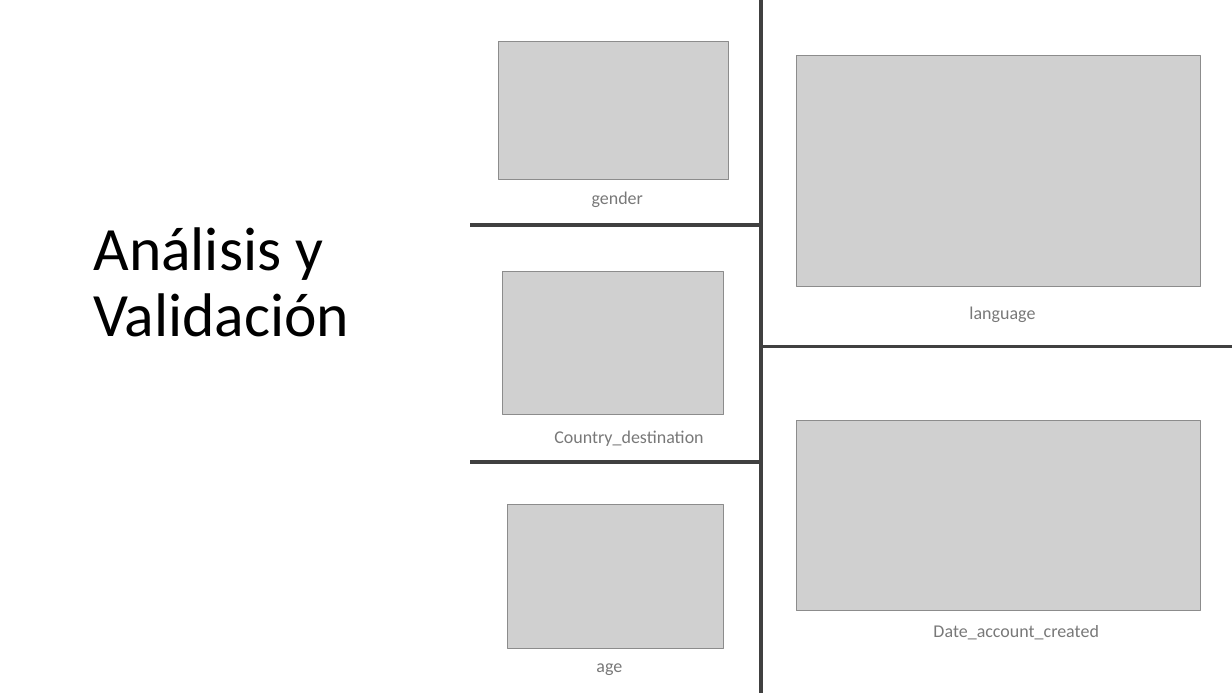
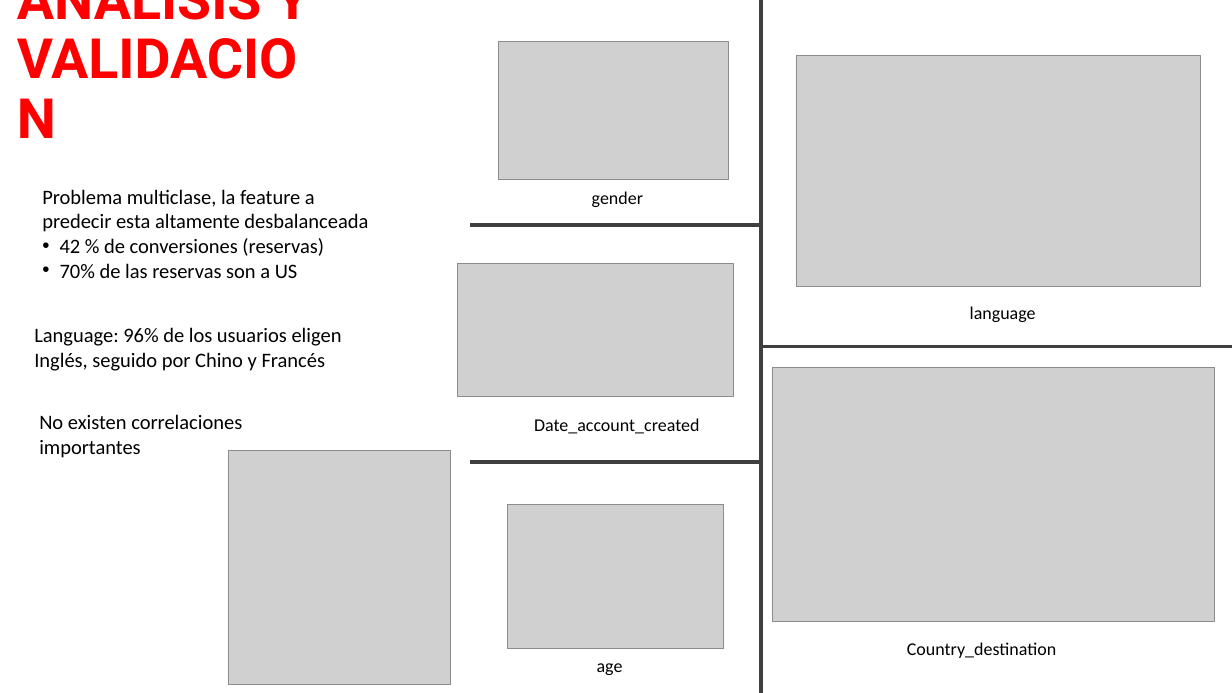
Before and after one commit to Mzibecchi/diplodatos2019, a slide deck: slide 4 of mentoria_airbnb/reports/airbnb_informe_final.pptx (slide 3 before the commit). Drawn at 1232x693 pixels with LibreOffice and Linux fonts; fonts in the diff are those of the drawing; grey boxes stand for pictures. Boxes give left, top, right and bottom in pixels: in the first picture for what was removed or moved away, otherwise in the second. Text is boxed around its words. In the diff, an @@ line names an element or a change of style, - is before the commit and + after.

```diff
--- a/mentoria_airbnb/reports/airbnb_informe_final.pptx
+++ b/mentoria_airbnb/reports/airbnb_informe_final.pptx
@@ title added at (17, 0, 309, 20), 43.2 pt, text #FF0000, bold @@
+ANALISIS Y
+VALIDACION
@@ text added at (42, 189, 368, 278), 16 pt, text #000000 @@
+Problema multiclase, la feature a predecir esta altamente desbalanceada
+• 42 % de conversiones (reservas)
+• 70% de las reservas son a US
@@ title removed at (93, 227, 349, 337) @@
-Análisis y Validación
@@ picture: place and size @@
-picture at (797, 421, 1201, 612)
+picture at (457, 263, 733, 396)
@@ text added at (34, 327, 342, 371), 16 pt, text #000000 @@
+Language: 96% de los usuarios eligen Inglés, seguido por Chino y Francés
@@ picture: place and size @@
-picture at (503, 272, 724, 415)
+picture at (773, 368, 1214, 621)
@@ text added at (39, 414, 242, 458), 16 pt, text #000000 @@
+No existen correlaciones importantes
@@ text colour #000000 at 53% opacity to #000000 in 5 elements at (592, 191, 643, 207), (597, 663, 623, 675), (970, 306, 1036, 322), (907, 642, 1056, 658), (534, 418, 699, 434) @@
@@ text "Date_account_created": place and size @@
-text "Date_account_created" at (933, 625, 1098, 640)
+text "Date_account_created" at (534, 418, 699, 434)
@@ picture added at (229, 450, 451, 684) @@
@@ text "Country_destination": place and size @@
-text "Country_destination" at (554, 430, 703, 446)
+text "Country_destination" at (907, 642, 1056, 658)
```
Also in this commit, not shown: 6 other slides changed, 8 slides added, 4 slides removed.
